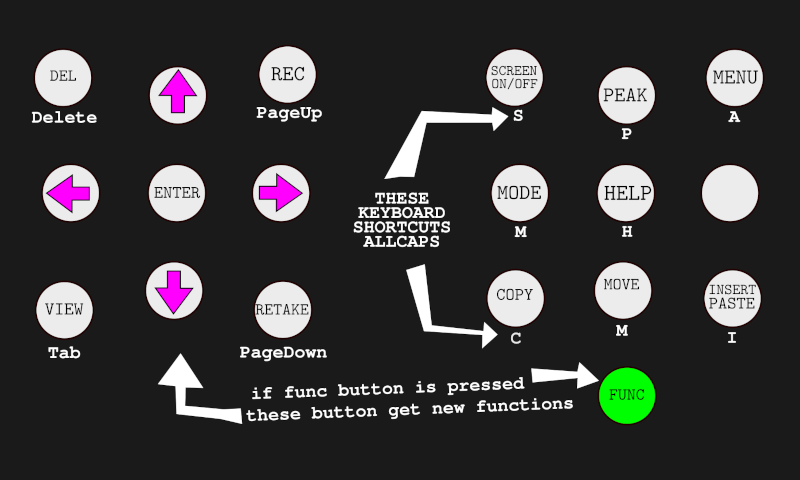
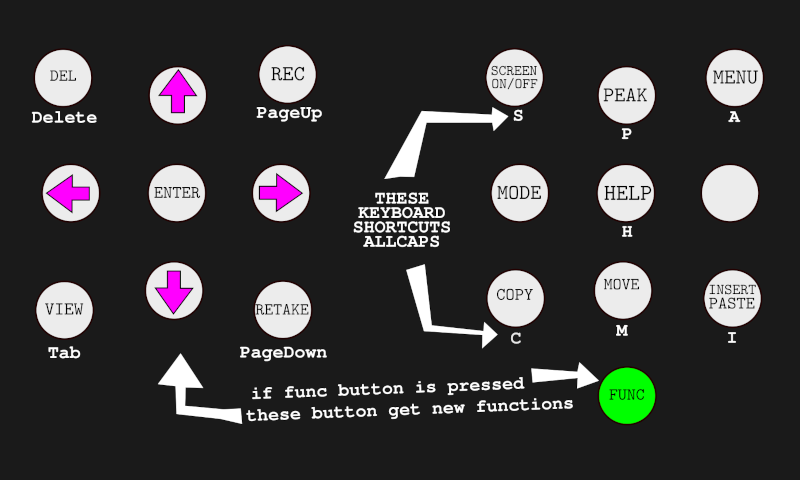
Layers edited between the first and the second 800 × 480 image:
painted on "buttons.png" over [514, 226, 527, 238]
